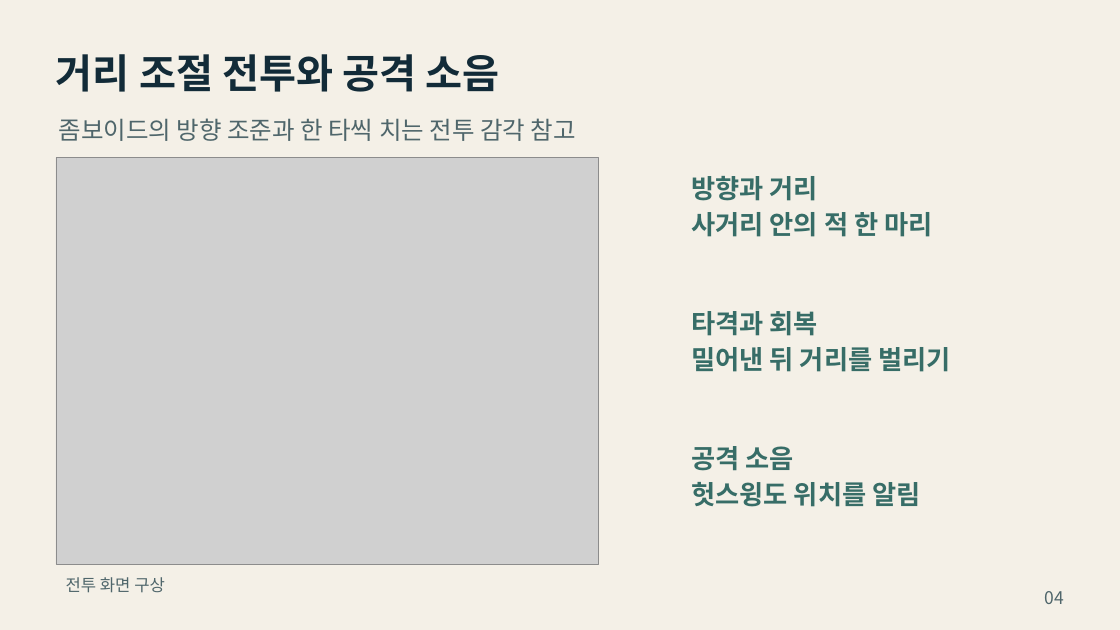
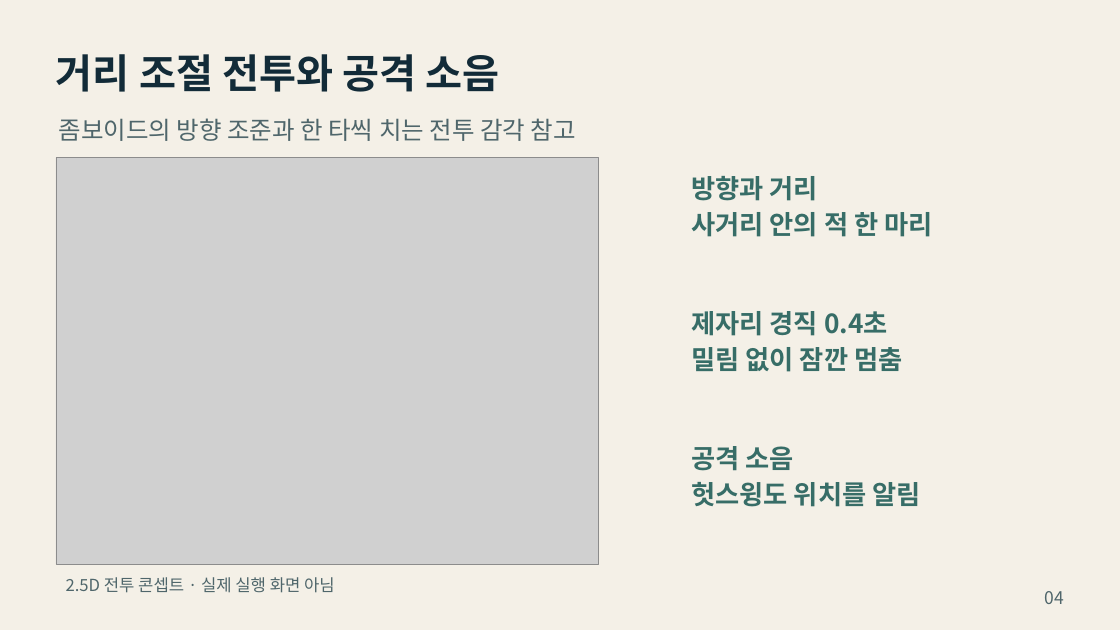
Before and after one commit to yoon778/2D_project, a slide deck: slide 4 of presentation/그림자_배달_1차발표_v2.pptx. Drawn at 1120x630 pixels with LibreOffice and Linux fonts; fonts in the diff are those of the drawing; grey boxes stand for pictures. Boxes give left, top, right and bottom in pixels: in the first picture for what was removed or moved away, otherwise in the second. Text is boxed around its words. In the diff, an @@ line names an element or a change of style, - is before the commit and + after.

```diff
--- a/presentation/그림자_배달_1차발표_v2.pptx
+++ b/presentation/그림자_배달_1차발표_v2.pptx
@@ text at (691,311,902,372): text changed @@
-타격과 회복
-밀어낸 뒤 거리를 벌리기
+제자리 경직 0.4초
+밀림 없이 잠깐 멈춤
@@ text at (66,577,335,593): text changed @@
-전투 화면 구상
+2.5D 전투 콘셉트 · 실제 실행 화면 아님
```
Also in this commit, not shown: 4 other slides changed, 10 other files.
